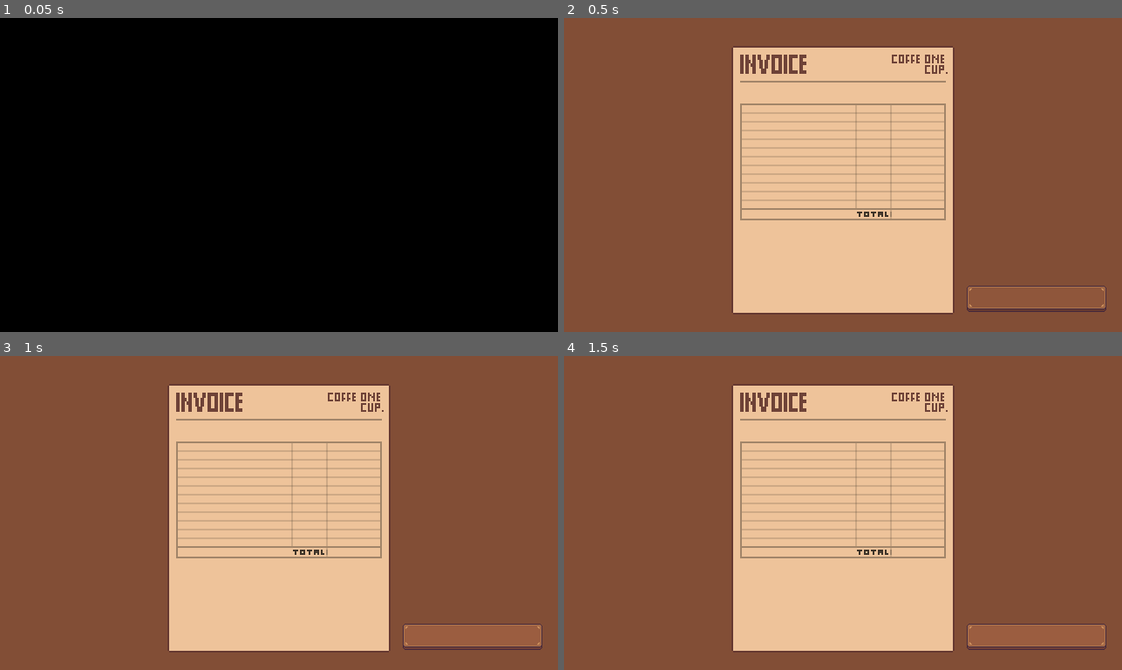
Above: before the commit, frames 1-4 (two rows, left to right).
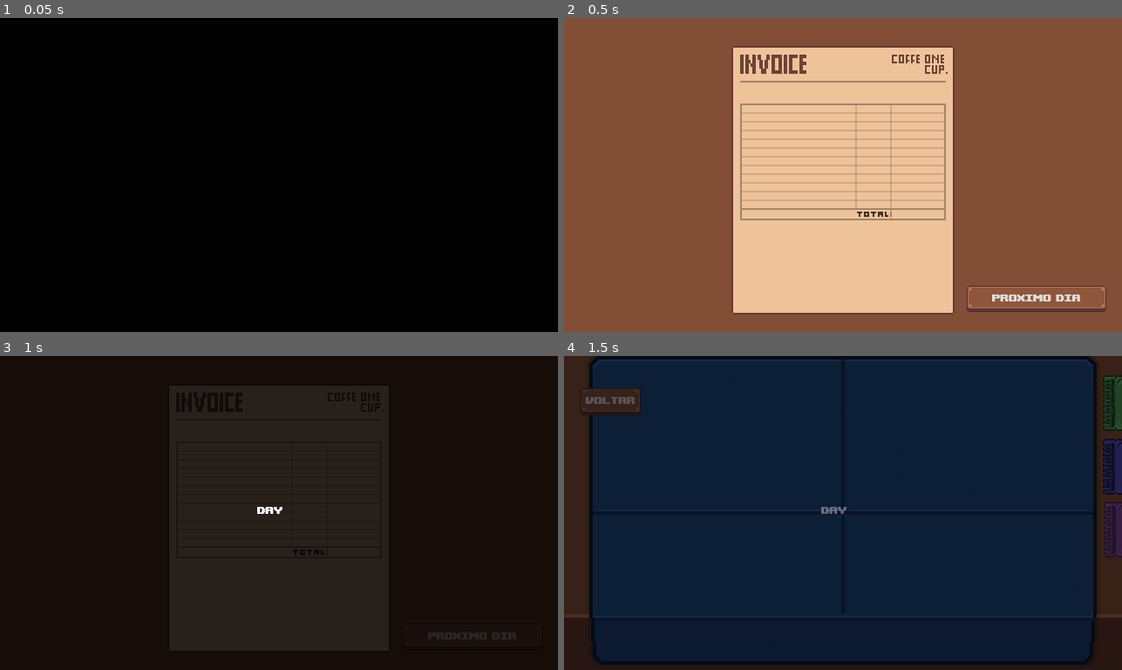
Above: after the commit, the same moments.

Repository: MarcosLauremiro/Coffee_one_cup
Game: Godot game, scene res://scene/day_summary.tscn
The game is run twice, just before and just after one commit, with the same random seed, the same clock (stepped at 60 frames per second) and the same inputs. This scene is started directly instead of the project's main scene.
Inputs (mouse positions are in pixels of both pictures, inside the frame that each line leads up to):
- Up to frame 1 (0.05 s): no input
- Up to frame 2 (0.5 s): no input
- Up to frame 3 (1 s): click (474, 635) at 0.5 s
- Up to frame 4 (1.5 s): click (1038, 635) at 1.27 s

Frame 1 is identical in both runs. In frame 2, 0.3% of the frame differs, in the area x 76-93%, y 88-91%; in frame 3, 100%, in the area x 0-100%, y 0-100%; in frame 4, 100%.
Error before the commit: Parse Error: Variable "day_one" has the same name as a previously declared variable. (res://day_summary.gd:11)

Commit message:
conflitos
corrigindo conflitos no main

Diff:
--- a/day_summary.gd
+++ b/day_summary.gd
@@ -7,8 +7,6 @@
 
 var game := "res://scene/game.tscn"
 var day_one := false
-
-var day_one:= false
 
 func _ready() -> void:
 	setup()
@@ -26,16 +24,6 @@
 	await get_tree().create_timer(1.0)
 	button_next_day.text = tr("Proximo dia")
 
-func setup() -> void:
-	if day_one:
-		text_dialog.show()
-		text_dialog.show_text(tr("PRE_DAY_ONE"), 24)
-		text_dialog.text_finished.connect(_on_finish_text)
-		button_next_day.visible = false
-		button_next_day.text = tr("OPPEN_COFFEE_SHOP")
-	note.show()
-	button_next_day.text = tr("NX_DAY")
-
 func _on_finish_text() -> void:
 	await get_tree().create_timer(0.5).timeout
 	button_next_day.visible = true
--- a/scene/main_menu.tscn
+++ b/scene/main_menu.tscn
@@ -172,7 +172,12 @@
 text = "Credits"
 icon = ExtResource("6_1o50l")
 
-[node name="QuitGame" parent="VBoxContainer" unique_id=1801011958 instance=ExtResource("4_0iwki")]
+[node name="QuitGame" parent="." unique_id=1801011958 instance=ExtResource("4_0iwki")]
+layout_mode = 0
+offset_left = -142.0
+offset_top = 226.0
+offset_right = -8.0
+offset_bottom = 257.0
 layout_mode = 2
 text = "QUI_GAME"
 icon = ExtResource("7_cht4j")
@@ -244,7 +249,7 @@
 offset_right = 52.0
 offset_bottom = 371.0
 scale = Vector2(0.5, 0.5)
-icon = ExtResource("10_hmxu4")
+icon = ExtResource("4_hmxu4")
 
 [node name="Anima" type="AnimationPlayer" parent="." unique_id=533366291]
 libraries/ = SubResource("AnimationLibrary_ictww")
Not shown: 1 places in scene/day_summary.tscn that only renumber resources
